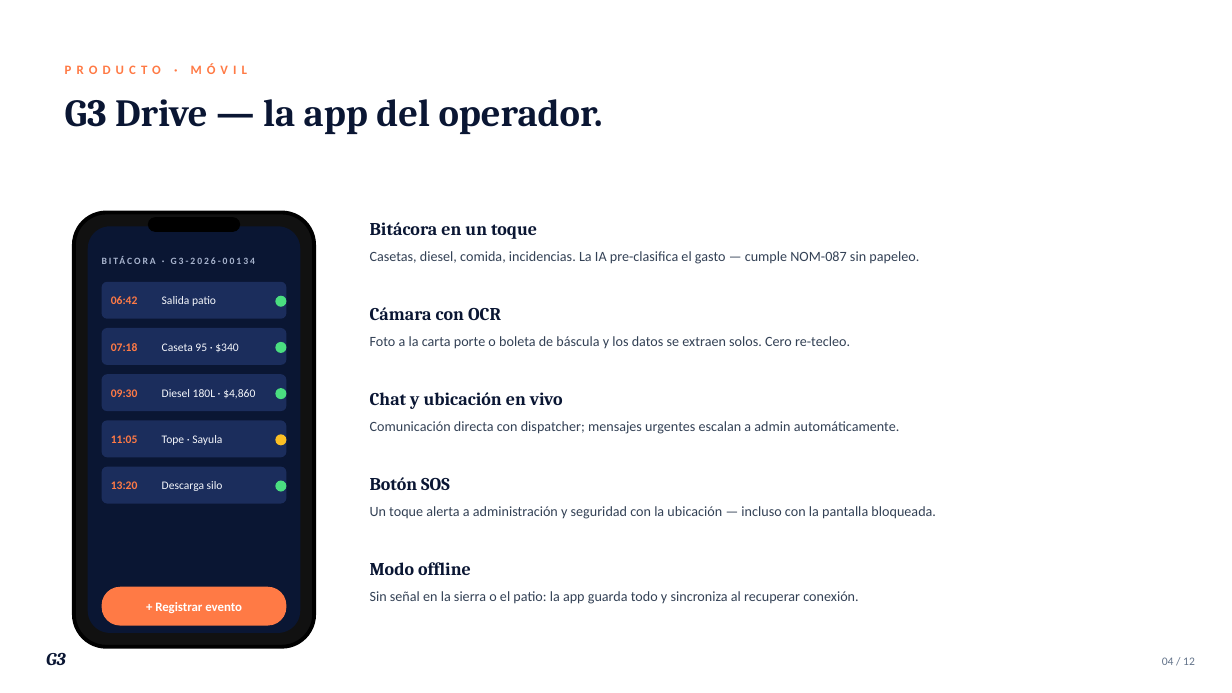
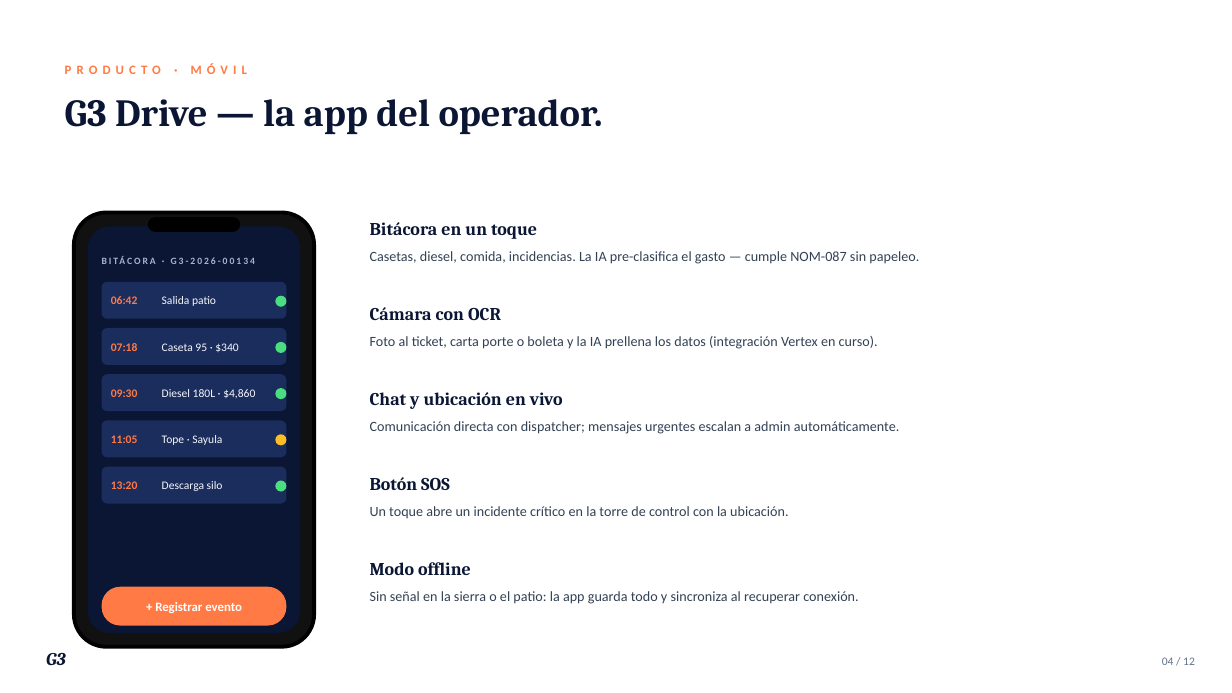
Before and after one commit to EduardoGamboaB/Mobile, a slide deck: slide 4 of docs/overview/G3-Proyecto-Overview.pptx. Drawn at 1232x693 pixels with LibreOffice and Linux fonts; fonts in the diff are those of the drawing. Boxes give left, top, right and bottom in pixels: in the first picture for what was removed or moved away, otherwise in the second. Text is boxed around its words. In the diff, an @@ line names an element or a change of style, - is before the commit and + after.

```diff
--- a/docs/overview/G3-Proyecto-Overview.pptx
+++ b/docs/overview/G3-Proyecto-Overview.pptx
@@ text at (x1=370, y1=336, x2=878, y2=349): text changed @@
-Foto a la carta porte o boleta de báscula y los datos se extraen solos. Cero re-tecleo.
+Foto al ticket, carta porte o boleta y la IA prellena los datos (integración Vertex en curso).
@@ text at (x1=370, y1=506, x2=788, y2=518): text changed @@
-Un toque alerta a administración y seguridad con la ubicación — incluso con la pantalla bloqueada.
+Un toque abre un incidente crítico en la torre de control con la ubicación.
```
Also in this commit, not shown: 4 other slides changed, 10 other files.
